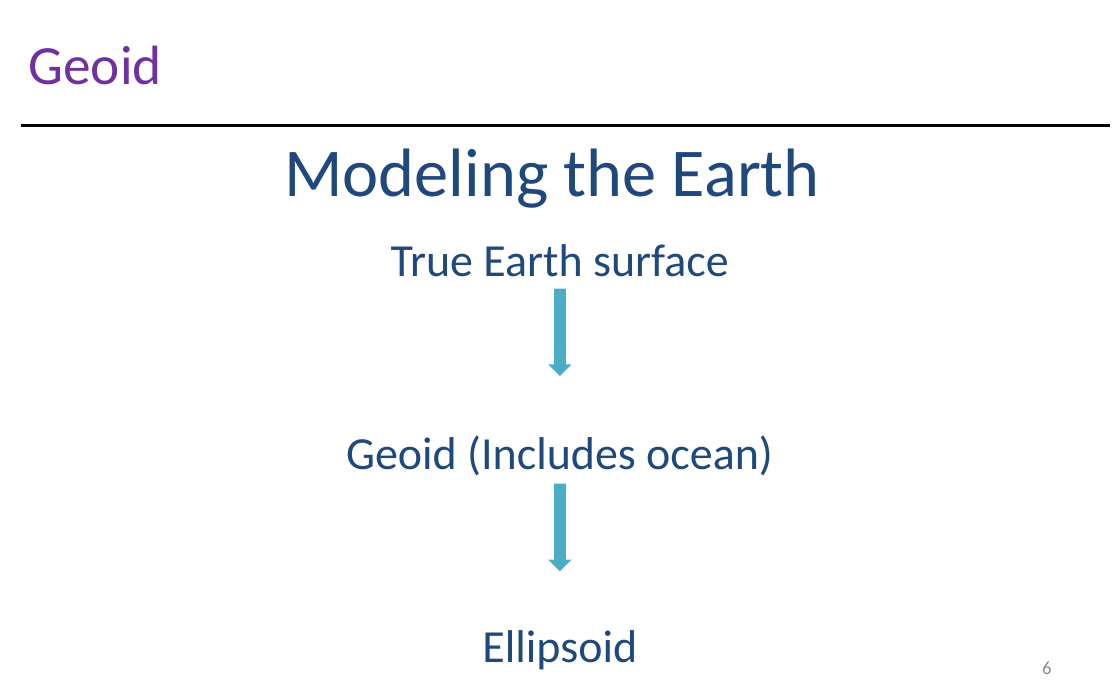
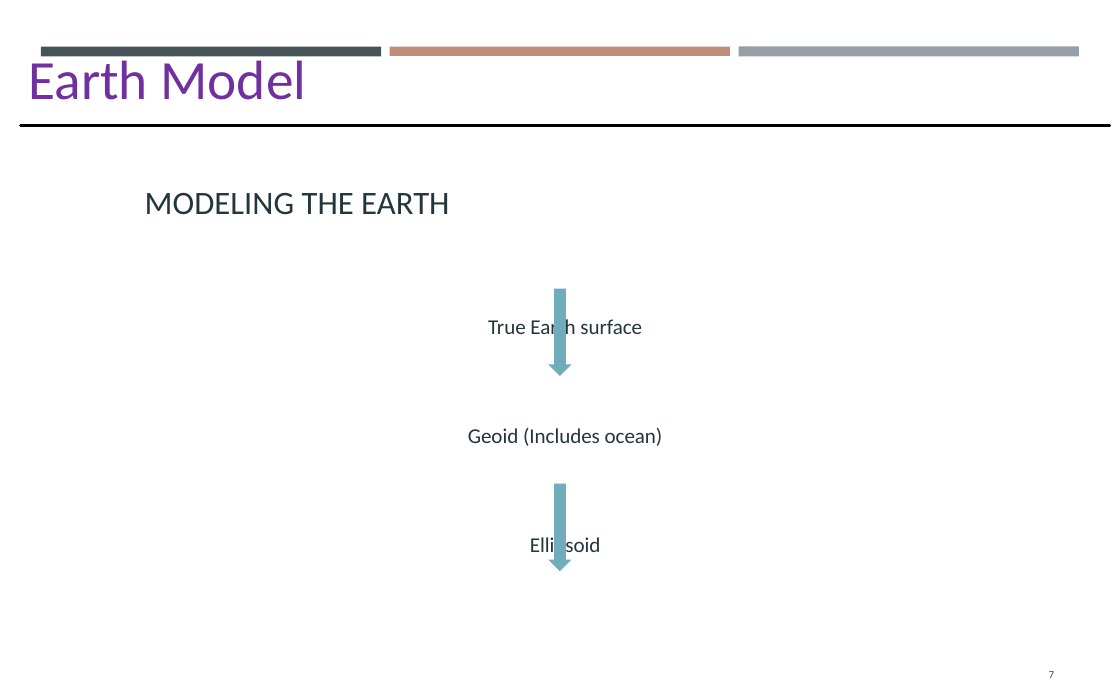
Before and after one commit to gisynw/GIS_I, a slide deck: slide 7 of docs/Lectures/Week03/Lecture02_GEOG2475_Datum.pptx (slide 6 before the commit). Drawn at 1120x700 pixels with LibreOffice and Linux fonts; fonts in the diff are those of the drawing. Boxes give left, top, right and bottom in pixels: in the first picture for what was removed or moved away, otherwise in the second. Text is boxed around its words. In the diff, an @@ line names an element or a change of style, - is before the commit and + after.

```diff
--- a/docs/Lectures/Week03/Lecture02_GEOG2475_Datum.pptx
+++ b/docs/Lectures/Week03/Lecture02_GEOG2475_Datum.pptx
@@ text at bbox=[29, 53, 306, 100]: text changed @@
-Geoid
+Earth Model
@@ rectangle added at bbox=[41, 47, 381, 57], fill #465359 @@
@@ rectangle added at bbox=[390, 47, 729, 56], fill #C18C78 @@
@@ rectangle added at bbox=[739, 46, 1079, 56], fill #969FA7 @@
@@ title "MODELING THE EARTH" at bbox=[145, 192, 449, 215]: vertical alignment middle to bottom @@
@@ title at bbox=[145, 192, 449, 215]: text changed; size 39.6 to 18.9 pt; text colour #1F497D to #22363C @@
-Modeling the Earth
+MODELING THE EARTH
@@ text "True Earth surface": place and size @@
-text "True Earth surface" at bbox=[346, 244, 773, 670]
+text "True Earth surface" at bbox=[468, 316, 663, 559]
@@ text "True Earth surface" at bbox=[468, 316, 663, 559]: size 26.6 to 12.2 pt, text colour #1F497D to #22363C; more space between paragraphs; vertical alignment top to middle @@
@@ down arrow at bbox=[549, 289, 572, 376]: fill #4BACC6 to #70ACBC @@
@@ down arrow at bbox=[549, 484, 572, 571]: fill #4BACC6 to #70ACBC @@
@@ page number at bbox=[1049, 671, 1054, 678]: text changed; size 10.8 to 6.1 pt; text colour #8C8C8C to #404040 @@
-6
+7
```
Also in this commit, not shown: 64 other slides changed, 8 slides added, 2 slides removed, 2 other files.
